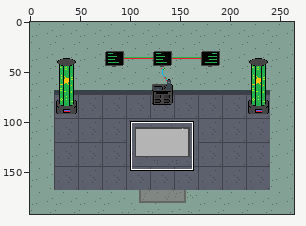
One commit to this sprite sheet: img/Map007.png. The first picture is a wide view before the edit; the outline marks the close-up.
Close-up. As it was:
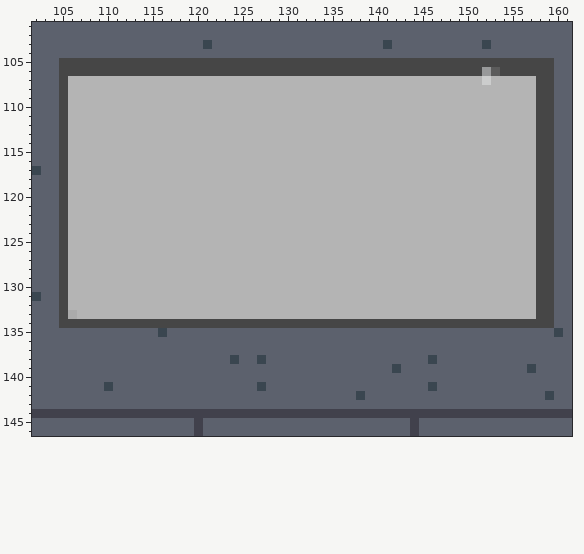
The file is 264x192 pixels. Colours within 5 levels of each other are drawn and written as one. Shown: x 102..161, y 101..146.
Now the later version:
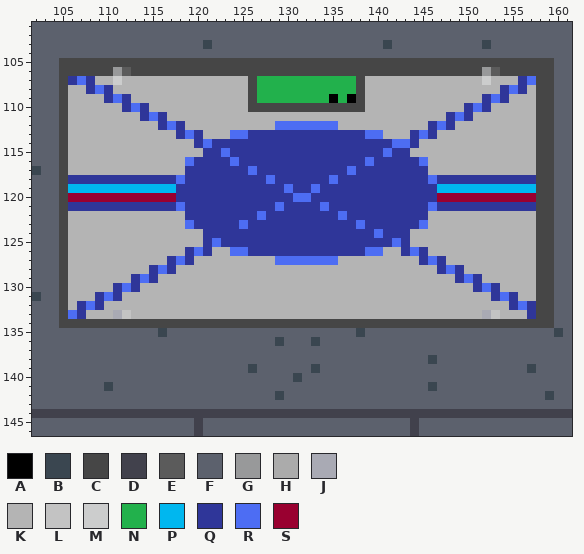
Palette (. is transparent): A #000000  B #3a4650  C #464646  D #41414c  E #5b5b5b  F #5c616d  G #98999a  H #ababab  J #a9aab4  K #b4b4b4  L #c3c3c3  M #cccdcd  N #22b14c  P #00b7ef  Q #2f3699  R #4d6df3  S #990030
From old to new:
@@ x 102..161 @@
 105 FFFCCCCCCCCCCCCCCCCCCCCCCCCCCCCCCCCCCCCCCCCCCCCCCCCCCCCCCCFF
-106 FFFCCCCCCCCCCCCCCCCCCCCCCCCCCCCCCCCCCCCCCCCCCCCCCCGECCCCCCFF
-107 FFFCKKKKKKKKKKKKKKKKKKKKKKKKKKKKKKKKKKKKKKKKKKKKKKMKKKKKCCFF
-108 FFFCKKKKKKKKKKKKKKKKKKKKKKKKKKKKKKKKKKKKKKKKKKKKKKKKKKKKCCFF
-109 FFFCKKKKKKKKKKKKKKKKKKKKKKKKKKKKKKKKKKKKKKKKKKKKKKKKKKKKCCFF
-110 FFFCKKKKKKKKKKKKKKKKKKKKKKKKKKKKKKKKKKKKKKKKKKKKKKKKKKKKCCFF
-111 FFFCKKKKKKKKKKKKKKKKKKKKKKKKKKKKKKKKKKKKKKKKKKKKKKKKKKKKCCFF
-112 FFFCKKKKKKKKKKKKKKKKKKKKKKKKKKKKKKKKKKKKKKKKKKKKKKKKKKKKCCFF
-113 FFFCKKKKKKKKKKKKKKKKKKKKKKKKKKKKKKKKKKKKKKKKKKKKKKKKKKKKCCFF
-114 FFFCKKKKKKKKKKKKKKKKKKKKKKKKKKKKKKKKKKKKKKKKKKKKKKKKKKKKCCFF
-115 FFFCKKKKKKKKKKKKKKKKKKKKKKKKKKKKKKKKKKKKKKKKKKKKKKKKKKKKCCFF
-116 FFFCKKKKKKKKKKKKKKKKKKKKKKKKKKKKKKKKKKKKKKKKKKKKKKKKKKKKCCFF
-117 BFFCKKKKKKKKKKKKKKKKKKKKKKKKKKKKKKKKKKKKKKKKKKKKKKKKKKKKCCFF
-118 FFFCKKKKKKKKKKKKKKKKKKKKKKKKKKKKKKKKKKKKKKKKKKKKKKKKKKKKCCFF
-119 FFFCKKKKKKKKKKKKKKKKKKKKKKKKKKKKKKKKKKKKKKKKKKKKKKKKKKKKCCFF
-120 FFFCKKKKKKKKKKKKKKKKKKKKKKKKKKKKKKKKKKKKKKKKKKKKKKKKKKKKCCFF
-121 FFFCKKKKKKKKKKKKKKKKKKKKKKKKKKKKKKKKKKKKKKKKKKKKKKKKKKKKCCFF
-122 FFFCKKKKKKKKKKKKKKKKKKKKKKKKKKKKKKKKKKKKKKKKKKKKKKKKKKKKCCFF
-123 FFFCKKKKKKKKKKKKKKKKKKKKKKKKKKKKKKKKKKKKKKKKKKKKKKKKKKKKCCFF
-124 FFFCKKKKKKKKKKKKKKKKKKKKKKKKKKKKKKKKKKKKKKKKKKKKKKKKKKKKCCFF
-125 FFFCKKKKKKKKKKKKKKKKKKKKKKKKKKKKKKKKKKKKKKKKKKKKKKKKKKKKCCFF
-126 FFFCKKKKKKKKKKKKKKKKKKKKKKKKKKKKKKKKKKKKKKKKKKKKKKKKKKKKCCFF
-127 FFFCKKKKKKKKKKKKKKKKKKKKKKKKKKKKKKKKKKKKKKKKKKKKKKKKKKKKCCFF
-128 FFFCKKKKKKKKKKKKKKKKKKKKKKKKKKKKKKKKKKKKKKKKKKKKKKKKKKKKCCFF
-129 FFFCKKKKKKKKKKKKKKKKKKKKKKKKKKKKKKKKKKKKKKKKKKKKKKKKKKKKCCFF
-130 FFFCKKKKKKKKKKKKKKKKKKKKKKKKKKKKKKKKKKKKKKKKKKKKKKKKKKKKCCFF
-131 BFFCKKKKKKKKKKKKKKKKKKKKKKKKKKKKKKKKKKKKKKKKKKKKKKKKKKKKCCFF
-132 FFFCKKKKKKKKKKKKKKKKKKKKKKKKKKKKKKKKKKKKKKKKKKKKKKKKKKKKCCFF
-133 FFFCHKKKKKKKKKKKKKKKKKKKKKKKKKKKKKKKKKKKKKKKKKKKKKKKKKKKCCFF
+106 FFFCCCCCCGECCCCCCCCCCCCCCCCCCCCCCCCCCCCCCCCCCCCCCCGECCCCCCFF
+107 FFFCQRQKKMKKKKKKKKKKKKKKCNNNNNNNNNNNCKKKKKKKKKKKKKMKKKQRCCFF
+108 FFFCKKQRQKKKKKKKKKKKKKKKCNNNNNNNNNNNCKKKKKKKKKKKKKKKQRQKCCFF
+109 FFFCKKKKQRQKKKKKKKKKKKKKCNNNNNNNNANACKKKKKKKKKKKKKQRQKKKCCFF
+110 FFFCKKKKKKQRQKKKKKKKKKKKCCCCCCCCCCCCCKKKKKKKKKKKQRQKKKKKCCFF
+111 FFFCKKKKKKKKQRQKKKKKKKKKKKKKKKKKKKKKKKKKKKKKKKQRQKKKKKKKCCFF
+112 FFFCKKKKKKKKKKQRQKKKKKKKKKKRRRRRRRKKKKKKKKKKQRQKKKKKKKKKCCFF
+113 FFFCKKKKKKKKKKKKQRQKKKRRQQQQQQQQQQQQQRRKKKQRQKKKKKKKKKKKCCFF
+114 FFFCKKKKKKKKKKKKKKQRQQQQQQQQQQQQQQQQQQQQRRQKKKKKKKKKKKKKCCFF
+115 FFFCKKKKKKKKKKKKKKKQQRQQQQQQQQQQQQQQQQQRQQKKKKKKKKKKKKKKCCFF
+116 FFFCKKKKKKKKKKKKKRQQQQRQQQQQQQQQQQQQQRQQQQQRKKKKKKKKKKKKCCFF
+117 BFFCKKKKKKKKKKKKKQQQQQQQRQQQQQQQQQQRQQQQQQQQKKKKKKKKKKKKCCFF
+118 FFFCQQQQQQQQQQQQRQQQQQQQQQRQQQQQQRQQQQQQQQQQRQQQQQQQQQQQCCFF
+119 FFFCPPPPPPPPPPPPQQQQQQQQQQQQRQQRQQQQQQQQQQQQQPPPPPPPPPPPCCFF
+120 FFFCSSSSSSSSSSSSQQQQQQQQQQQQQRRQQQQQQQQQQQQQQSSSSSSSSSSSCCFF
+121 FFFCQQQQQQQQQQQQRQQQQQQQQQQRQQQQRQQQQQQQQQQQRQQQQQQQQQQQCCFF
+122 FFFCKKKKKKKKKKKKKQQQQQQQQRQQQQQQQQRQQQQQQQQQKKKKKKKKKKKKCCFF
+123 FFFCKKKKKKKKKKKKKRQQQQQRQQQQQQQQQQQQRQQQQQQRKKKKKKKKKKKKCCFF
+124 FFFCKKKKKKKKKKKKKKKQQQQQQQQQQQQQQQQQQQRQQQKKKKKKKKKKKKKKCCFF
+125 FFFCKKKKKKKKKKKKKKKQRQQQQQQQQQQQQQQQQQQQRQKKKKKKKKKKKKKKCCFF
+126 FFFCKKKKKKKKKKKKKQRQKKRRQQQQQQQQQQQQQRRKKQRQKKKKKKKKKKKKCCFF
+127 FFFCKKKKKKKKKKKQRQKKKKKKKKKRRRRRRRKKKKKKKKKQRQKKKKKKKKKKCCFF
+128 FFFCKKKKKKKKKQRQKKKKKKKKKKKKKKKKKKKKKKKKKKKKKQRQKKKKKKKKCCFF
+129 FFFCKKKKKKKQRQKKKKKKKKKKKKKKKKKKKKKKKKKKKKKKKKKQRQKKKKKKCCFF
+130 FFFCKKKKKQRQKKKKKKKKKKKKKKKKKKKKKKKKKKKKKKKKKKKKKQRQKKKKCCFF
+131 BFFCKKKQRQKKKKKKKKKKKKKKKKKKKKKKKKKKKKKKKKKKKKKKKKKQRQKKCCFF
+132 FFFCKQRQKKKKKKKKKKKKKKKKKKKKKKKKKKKKKKKKKKKKKKKKKKKKKQRQCCFF
+133 FFFCRQKKKJLKKKKKKKKKKKKKKKKKKKKKKKKKKKKKKKKKKKKKKKJLKKKQCCFF
 134 FFFCCCCCCCCCCCCCCCCCCCCCCCCCCCCCCCCCCCCCCCCCCCCCCCCCCCCCCCFF
-135 FFFFFFFFFFFFFFBFFFFFFFFFFFFFFFFFFFFFFFFFFFFFFFFFFFFFFFFFFFBF
-136 FFFFFFFFFFFFFFFFFFFFFFFFFFFFFFFFFFFFFFFFFFFFFFFFFFFFFFFFFFFF
+135 FFFFFFFFFFFFFFBFFFFFFFFFFFFFFFFFFFFFBFFFFFFFFFFFFFFFFFFFFFBF
+136 FFFFFFFFFFFFFFFFFFFFFFFFFFFBFFFBFFFFFFFFFFFFFFFFFFFFFFFFFFFF
 137 FFFFFFFFFFFFFFFFFFFFFFFFFFFFFFFFFFFFFFFFFFFFFFFFFFFFFFFFFFFF
-138 FFFFFFFFFFFFFFFFFFFFFFBFFBFFFFFFFFFFFFFFFFFFBFFFFFFFFFFFFFFF
-139 FFFFFFFFFFFFFFFFFFFFFFFFFFFFFFFFFFFFFFFFBFFFFFFFFFFFFFFBFFFF
-140 FFFFFFFFFFFFFFFFFFFFFFFFFFFFFFFFFFFFFFFFFFFFFFFFFFFFFFFFFFFF
-141 FFFFFFFFBFFFFFFFFFFFFFFFFBFFFFFFFFFFFFFFFFFFBFFFFFFFFFFFFFFF
-142 FFFFFFFFFFFFFFFFFFFFFFFFFFFFFFFFFFFFBFFFFFFFFFFFFFFFFFFFFBFF
+138 FFFFFFFFFFFFFFFFFFFFFFFFFFFFFFFFFFFFFFFFFFFFBFFFFFFFFFFFFFFF
+139 FFFFFFFFFFFFFFFFFFFFFFFFBFFFFFFBFFFFFFFFFFFFFFFFFFFFFFFBFFFF
+140 FFFFFFFFFFFFFFFFFFFFFFFFFFFFFBFFFFFFFFFFFFFFFFFFFFFFFFFFFFFF
+141 FFFFFFFFBFFFFFFFFFFFFFFFFFFFFFFFFFFFFFFFFFFFBFFFFFFFFFFFFFFF
+142 FFFFFFFFFFFFFFFFFFFFFFFFFFFBFFFFFFFFFFFFFFFFFFFFFFFFFFFFFBFF
 143 FFFFFFFFFFFFFFFFFFFFFFFFFFFFFFFFFFFFFFFFFFFFFFFFFFFFFFFFFFFF
